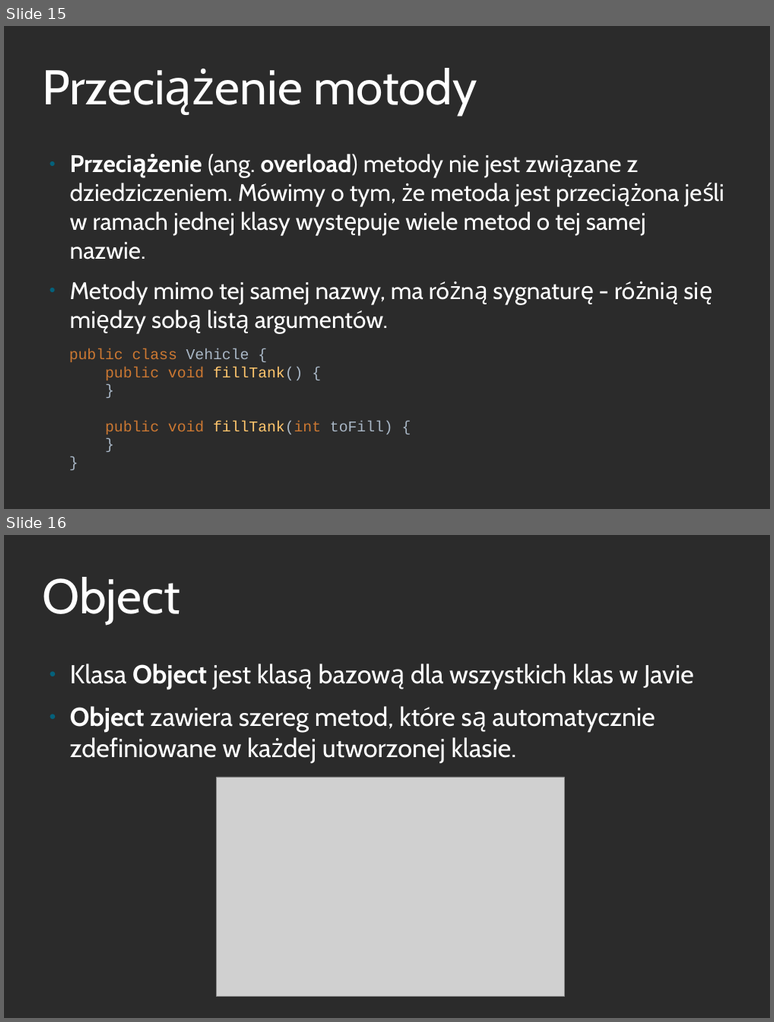
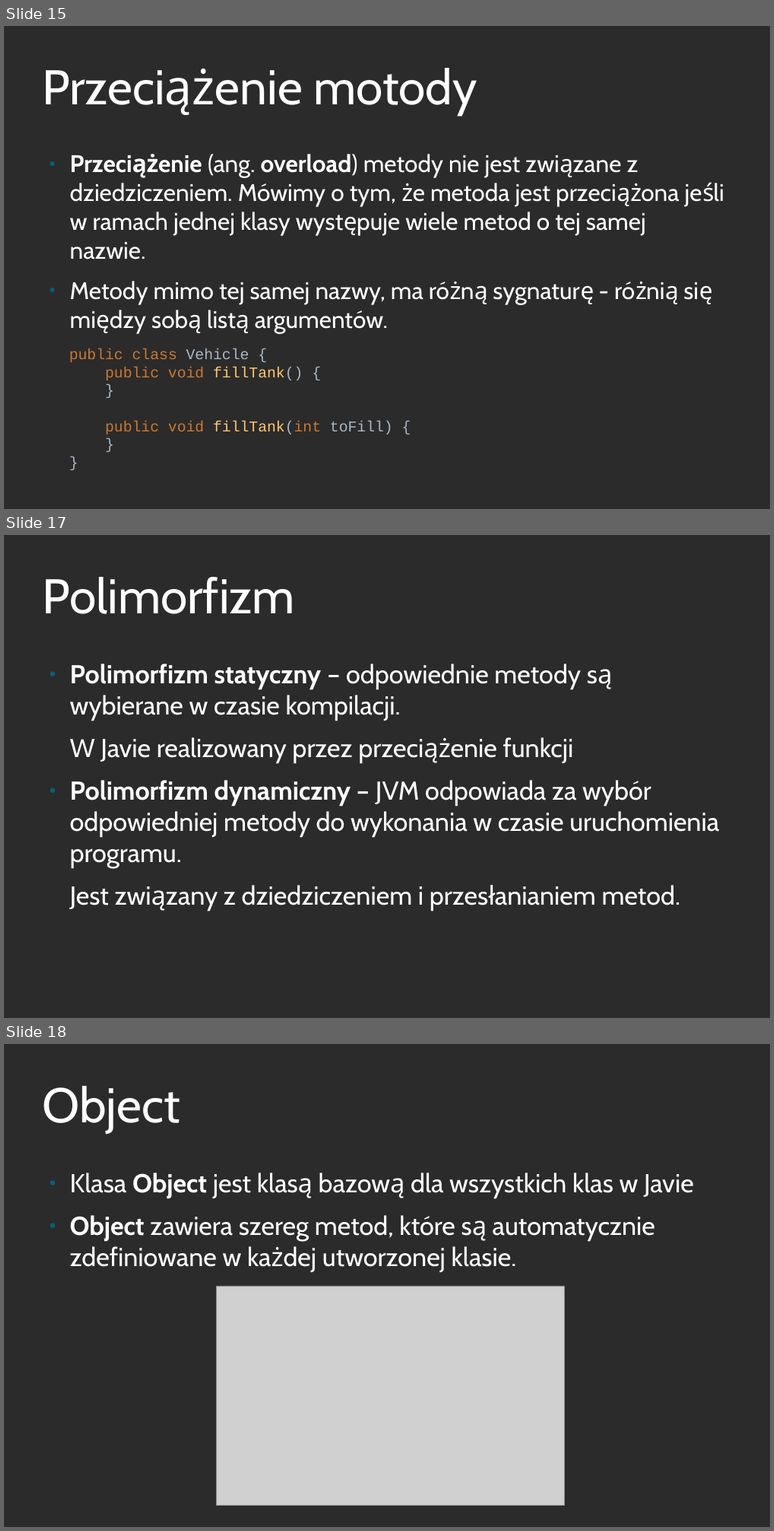
Before and after one commit to mdzidko/java-kurs, a slide deck: prezentacje/java_3.odp. Shown one above the other, each under a label of ours: slides 15 and 16 before the commit, slides 15, 17 and 18 after it; the slides between them are not shown. The pictures are 774x1022 and 774x1531 pixels, drawn with LibreOffice and Linux fonts; fonts in the diff are those of the drawing; grey boxes stand for pictures; background and template pictures are left out; a plain dark background stands for a picture behind light text. Boxes give left, top, right and bottom in pixels: in the first picture for what was removed or moved away, otherwise in the second. Text is boxed around its words. In the diff, an @@ line names an element or a change of style, - is before the commit and + after.

```diff
--- a/prezentacje/java_3.odp
+++ b/prezentacje/java_3.odp
@@ slide 17 added at bbox=[4, 535, 770, 1018], background picture (left out) @@
@@ title added at bbox=[42, 577, 295, 614], 60 pt, text #FFFFFF @@
+Polimorfizm
@@ text added at bbox=[70, 663, 719, 909], 32 pt, text #FFFFFF @@
+● Polimorfizm statyczny – odpowiednie metody są wybierane w czasie kompilacji.
+W Javie realizowany przez przeciążenie funkcji
+● Polimorfizm dynamiczny – JVM odpowiada za wybór odpowiedniej metody do wykonania w czasie uruchomienia programu.
+Jest związany z dziedziczeniem i przesłanianiem metod.
@@ what was slide 16 is now slide 18 @@
```
Also in this commit, not shown: 2 slides changed, 2 other slides added, 21 other files.
